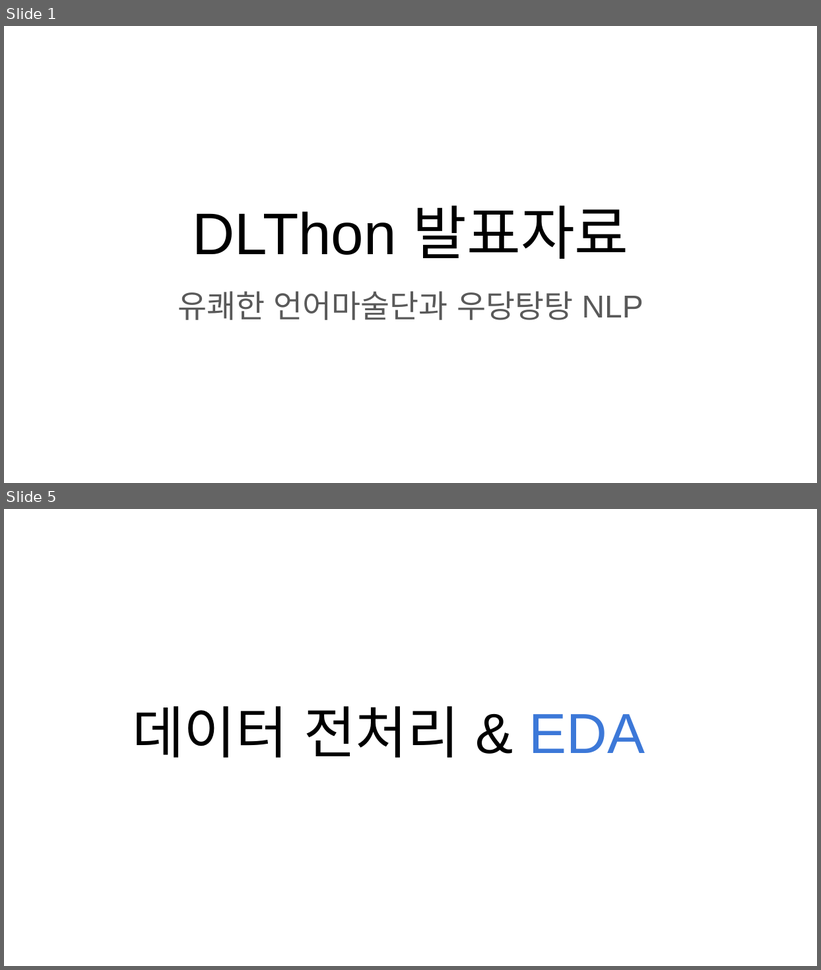
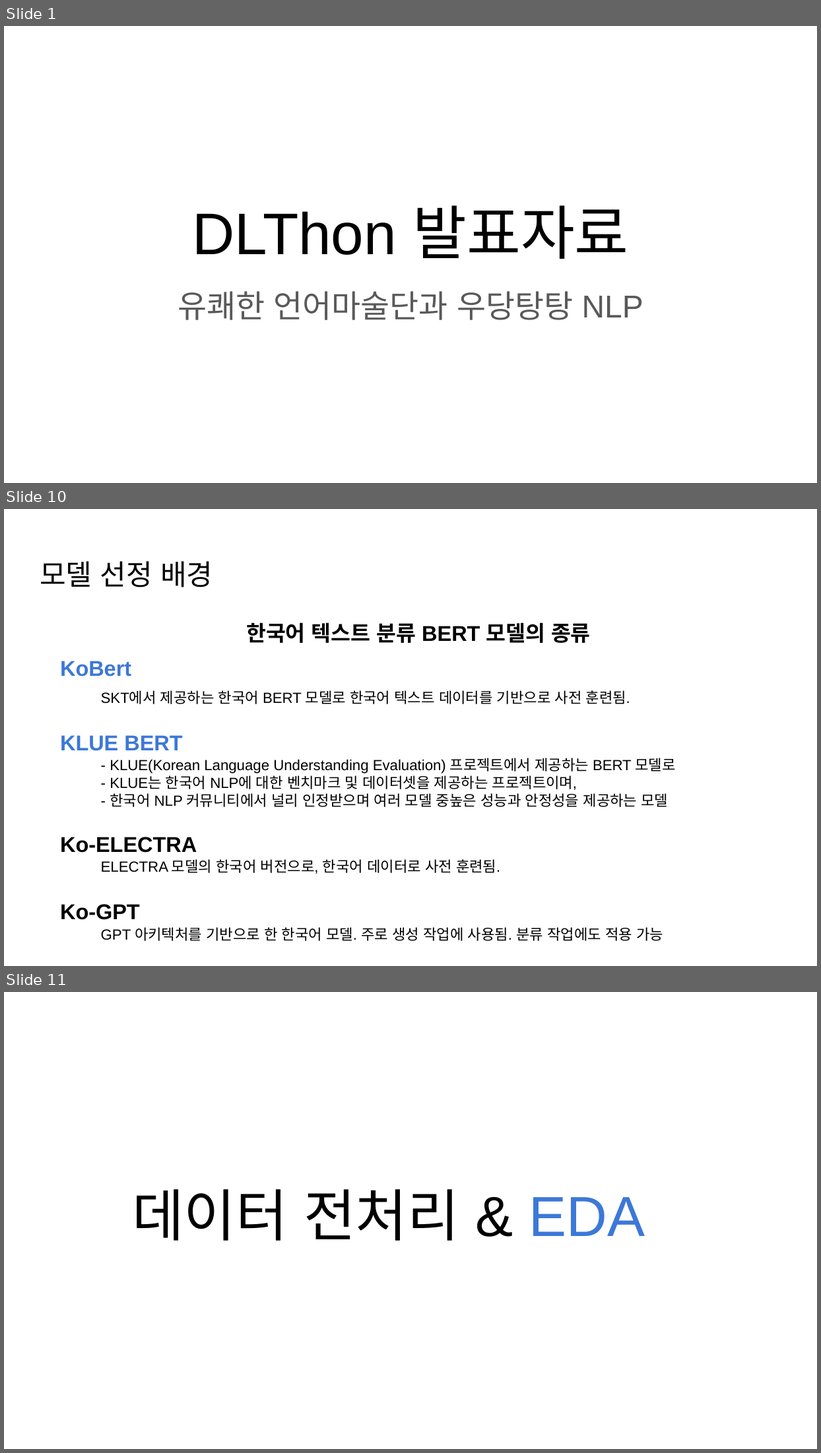
Before and after one commit to git-ThLee/AIFFEL_DLthon_NLP, a slide deck: presentation.pptx. Shown one above the other, each under a label of ours: slides 1 and 5 before the commit, slides 1, 10 and 11 after it; the slides between them are not shown. The pictures are 821x970 and 821x1453 pixels, drawn with LibreOffice and Linux fonts; fonts in the diff are those of the drawing. Boxes give left, top, right and bottom in pixels: in the first picture for what was removed or moved away, otherwise in the second. Text is boxed around its words. In the diff, an @@ line names an element or a change of style, - is before the commit and + after.

```diff
--- a/presentation.pptx
+++ b/presentation.pptx
@@ slide 10 added at <box>4,509,817,966</box>, background #FFFFFF @@
@@ title added at <box>40,561,213,588</box>, 25.2 pt, text #000000 @@
+모델 선정 배경
@@ text added at <box>246,623,591,643</box>, 19 pt, text #000000, bold @@
+한국어 텍스트 분류 BERT 모델의 종류
@@ text added at <box>60,661,131,677</box>, 19 pt, text #3C78D8, bold @@
+KoBert
@@ text added at <box>101,691,630,704</box>, 13 pt, text #000000 @@
+SKT에서 제공하는 한국어 BERT 모델로 한국어 텍스트 데이터를 기반으로 사전 훈련됨.
@@ text added at <box>60,735,182,751</box>, 19 pt, text #3C78D8, bold @@
+KLUE BERT
@@ text added at <box>110,758,676,807</box>, 13 pt, text #000000 @@
+- KLUE(Korean Language Understanding Evaluation) 프로젝트에서 제공하는 BERT 모델로
+- KLUE는 한국어 NLP에 대한 벤치마크 및 데이터셋을 제공하는 프로젝트이며,
+- 한국어 NLP 커뮤니티에서 널리 인정받으며 여러 모델 중높은 성능과 안정성을 제공하는 모델
@@ text added at <box>60,837,197,853</box>, 19 pt, text #000000, bold @@
+Ko-ELECTRA
@@ text added at <box>101,859,500,874</box>, 13 pt, text #000000 @@
+ELECTRA 모델의 한국어 버전으로, 한국어 데이터로 사전 훈련됨.
@@ text added at <box>60,904,140,920</box>, 19 pt, text #000000, bold @@
+Ko-GPT
@@ text added at <box>101,927,663,941</box>, 13 pt, text #000000 @@
+GPT 아키텍처를 기반으로 한 한국어 모델. 주로 생성 작업에 사용됨. 분류 작업에도 적용 가능
@@ what was slide 5 is now slide 11 @@
```
Also in this commit, not shown: 11 slides changed, 31 other slides added, 22 slides removed.
